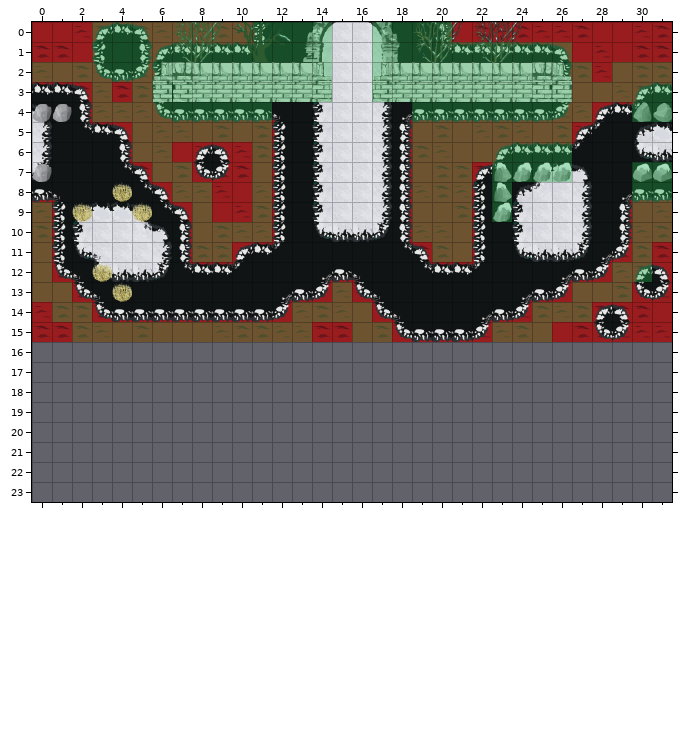
Tiled map: levels_tmx/tmx/new_8.tmx. The first picture shows the starting point.
Cells are 32x32 px. Shown: x 0..31, y 0..23.
After:
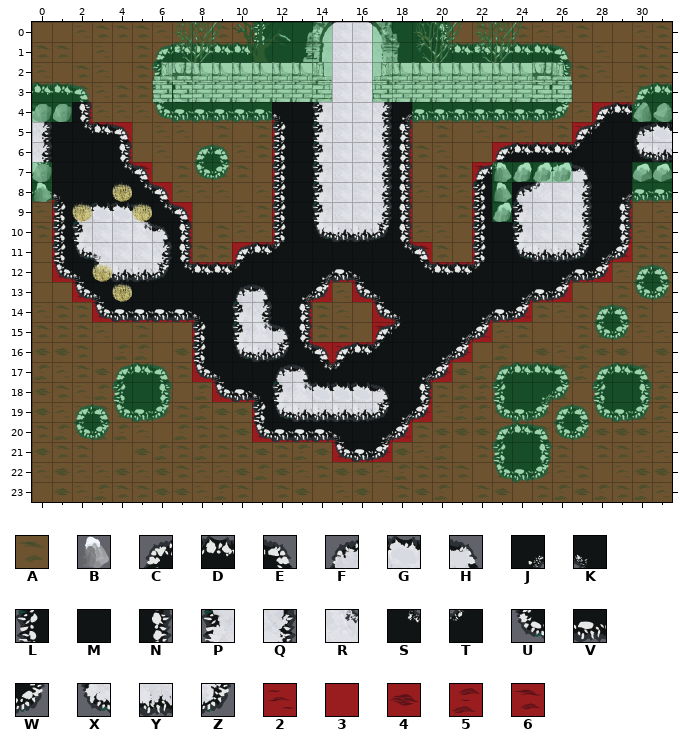
Key: from "coll": A 0; from "obj": B 78; from "rocksnow": C 0, D 1, E 2, F 3, G 4, H 5, J 10, K 11, L 12, M 13, N 14, P 15, Q 17, R 20, S 22, T 23, U 24, V 25, W 26, X 27, Y 28, Z 29; from "water": 2 9, 3 13, 4 16, 5 19, 6 21.
_ is an empty cell, . an unchanged one.
See-through tiles are keyed as they look on the map.
Difference:
--- layer "Background"
@@ x 0..31 @@
-16 _________...._____..____________
-17 __________....__..._____________
-18 _____.______......._____.____.__
-19 ____________......______________
-20 ________________._______________
-21 ________________________._______
-22 ________________________________
-23 ________________________________
+16 446355344....23244..643534254434
+17 5264342623....56...6445523552452
+18 46254.635262.......56555.6534.65
+19 422665465445......64255454233555
+20 6525523566462655.426444436424442
+21 466334565664654654425363.6636622
+22 24224246224542644256663644263244
+23 34256644256364324364536436545652
--- layer "Ground"
@@ x 3..5 @@
- 0 CDE
- 1 LMN
- 2 UVW
+ 0 ___
+ 1 ___
+ 2 ___
@@ x 2..30 @@
-13 ..........JV.................
-14 ......VVVVW_.................
-15 ......______..._UVVV.........
-16 ......______________.........
-17 ..___._____________..____.___
-18 ..___..___________...____.___
-19 _____...._________...________
-20 __.......________...._____...
-21 .............___.....___.....
-22 .....................___.....
+13 ..........MJ.................
+14 ......KMMMMN.................
+15 ......LMMMMN...CTMMJ.........
+16 ......LMMMMSECDTMMJW.........
+17 ..CDE.UKMMMMSTMMMJW..CDDE.CDE
+18 ..LMN..UVKMMMMMMMN...LMJW.LMN
+19 CEUVW....LMMMMMMJW...UVWCEUVW
+20 UW.......UVVVKMJW....CDEUW...
+21 .............UVW.....LMN.....
+22 .....................UVW.....
--- layer "Overground"
@@ x 10..17 @@
-13 __......
-14 __......
-15 ___.....
-16 ___.....
-17 ..__....
-18 ..______
-19 ..______
+13 FH......
+14 PQ......
+15 PRH.....
+16 XYZ.....
+17 ..FH....
+18 ..PRGGGH
+19 ..XYYYYZ
--- layer "GroundObjects"
@@ x 0..0 @@
- 8 _
+ 8 B
--- layer "Collision"
@@ x 0..31 @@
- 0 ___..................___________
- 1 ___........................_____
- 2 ............................_...
- 3 ___._...........................
- 4 __..............................
+ 0 AAA..................AAAAAAAAAAA
+ 1 AAA........................AAAAA
+ 2 ............................A...
+ 3 AAA.A...........................
+ 4 AA..............................
@@ x 0..26 @@
- 6 .......____............AAAA
- 7 _.......___................
- 8 _........__................
- 9 .........__................
+ 6 .......AAAA............____
+ 7 A.......AAA................
+ 8 A........AA................
+ 9 .........AA................
@@ x 0..31 @@
-11 ..............................._
-12 ..............................._
-13 ..............................__
-14 _............A..............____
-15 __......AAAAAA__.A........______
-16 ________..............__________
-17 ________.............___________
-18 _________...........____________
-19 ___________.........____________
-20 ___________........_____________
-21 _______________...______________
-22 ________________________________
-23 ________________________________
+11 ...............................A
+12 ...............................A
+13 ..............................AA
+14 A............_..............AAAA
+15 AA......______AA._........AAAAAA
+16 AAAAAAAA..............AAAAAAAAAA
+17 AAAAAAAA.............AAAAAAAAAAA
+18 AAAAAAAAA...........AAAAAAAAAAAA
+19 AAAAAAAAAAA.........AAAAAAAAAAAA
+20 AAAAAAAAAAA........AAAAAAAAAAAAA
+21 AAAAAAAAAAAAAAA...AAAAAAAAAAAAAA
+22 AAAAAAAAAAAAAAAAAAAAAAAAAAAAAAAA
+23 AAAAAAAAAAAAAAAAAAAAAAAAAAAAAAAA
Pixel boxes of the changes (left, top, right, bottom) in both pictures:
changed: (32, 22, 152, 122)
added: (452, 22, 672, 82)
added: (172, 142, 252, 222)
removed: (492, 142, 572, 162)
added: (32, 162, 52, 202)
changed: (32, 242, 672, 502)
